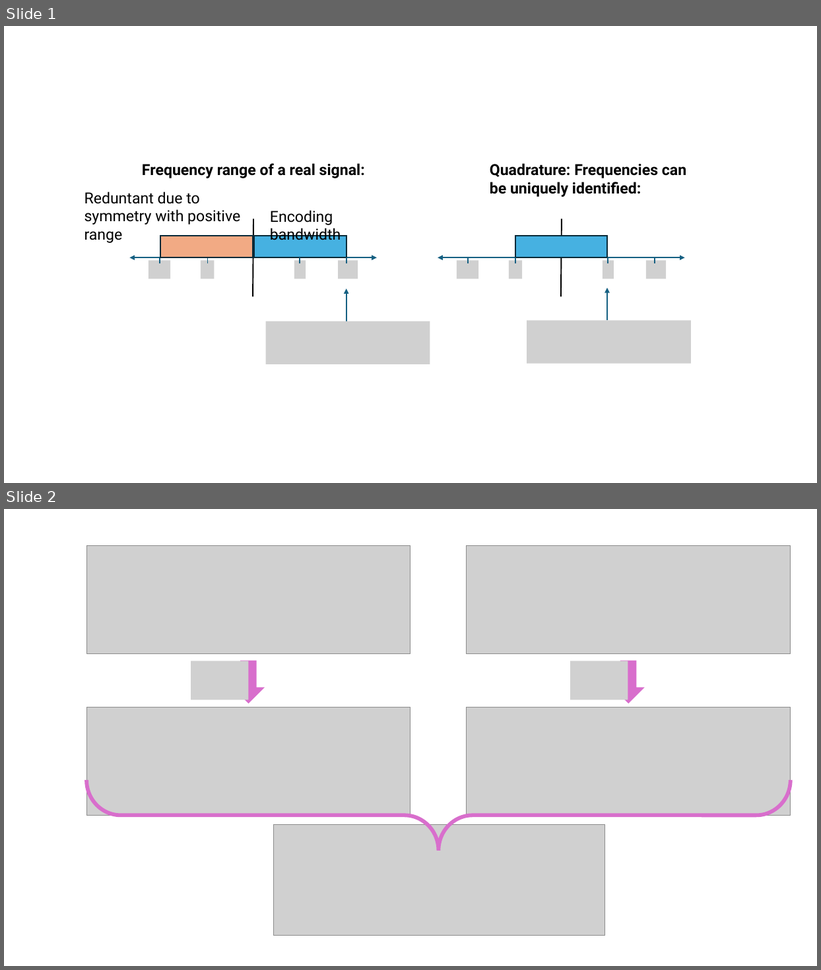
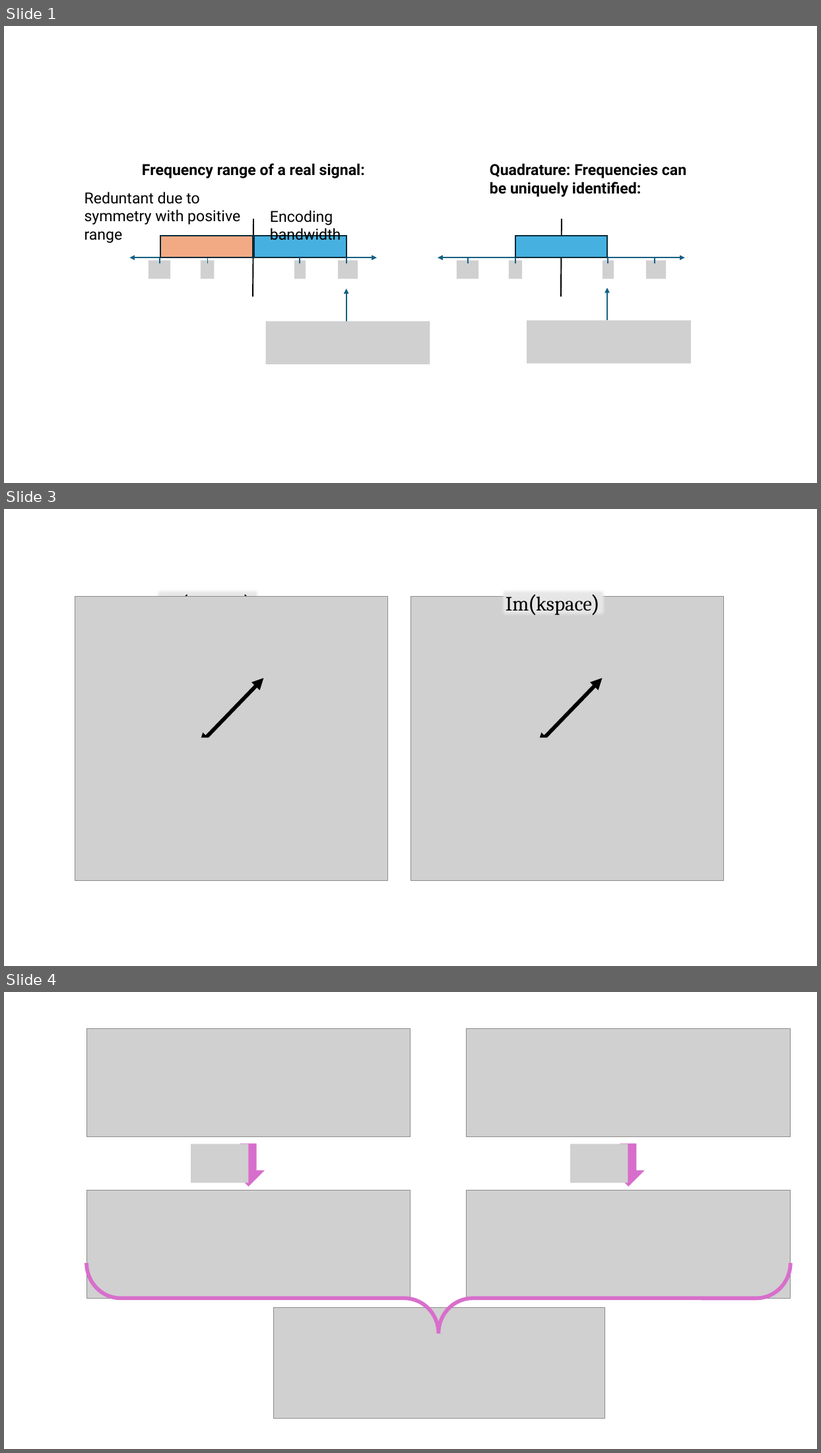
Before and after one commit to marlenekallass/NOS-FT-in-MRI-R-Tutorial, a slide deck: figures/figures.pptx. Shown one above the other, each under a label of ours: slides 1 and 2 before the commit, slides 1, 3 and 4 after it; the slides between them are not shown. The pictures are 821x970 and 821x1453 pixels, drawn with LibreOffice and Linux fonts; fonts in the diff are those of the drawing; grey boxes stand for pictures. Boxes give left, top, right and bottom in pixels: in the first picture for what was removed or moved away, otherwise in the second. Text is boxed around its words. In the diff, an @@ line names an element or a change of style, - is before the commit and + after.

```diff
--- a/figures/figures.pptx
+++ b/figures/figures.pptx
@@ slide 3 added at bbox=[4, 509, 817, 966], background #FFFFFF @@
@@ rectangle added at bbox=[154, 588, 261, 618], fill #E8E8E8, 24 pt, text #000000 @@
+Re(kspace)
@@ rectangle added at bbox=[500, 588, 609, 618], fill #E8E8E8, 24 pt, text #000000 @@
+Im(kspace)
@@ picture added at bbox=[75, 596, 388, 881] @@
@@ picture added at bbox=[411, 596, 725, 881] @@
@@ double arrow added from (199, 745) to (264, 678), #000000 4.5 pt @@
@@ double arrow added from (538, 745) to (603, 678), #000000 4.5 pt @@
@@ picture added at bbox=[123, 738, 308, 764] @@
@@ picture added at bbox=[463, 738, 655, 764] @@
@@ what was slide 2 is now slide 4 @@
```
Also in this commit, not shown: 2 other slides added, 28 other files.
